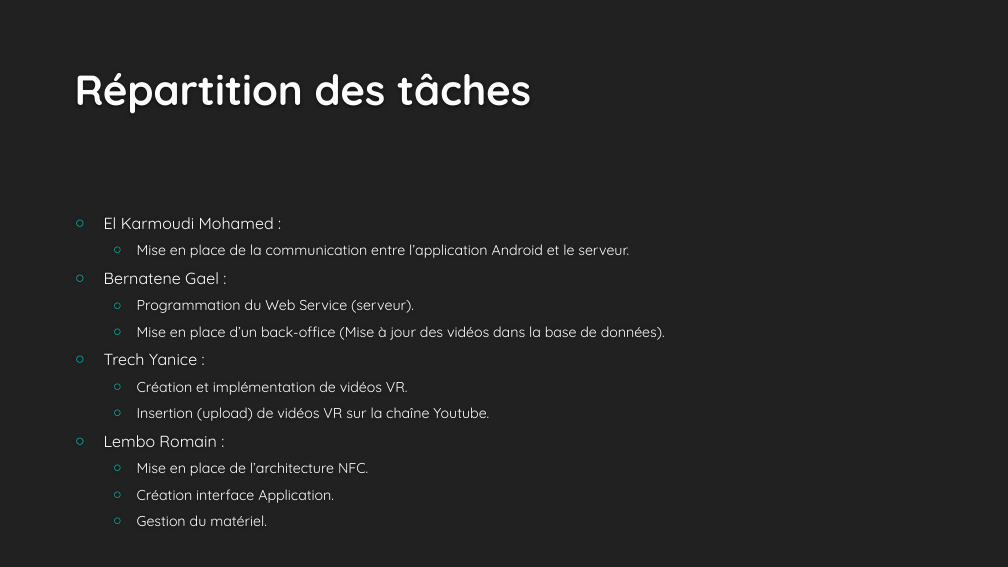
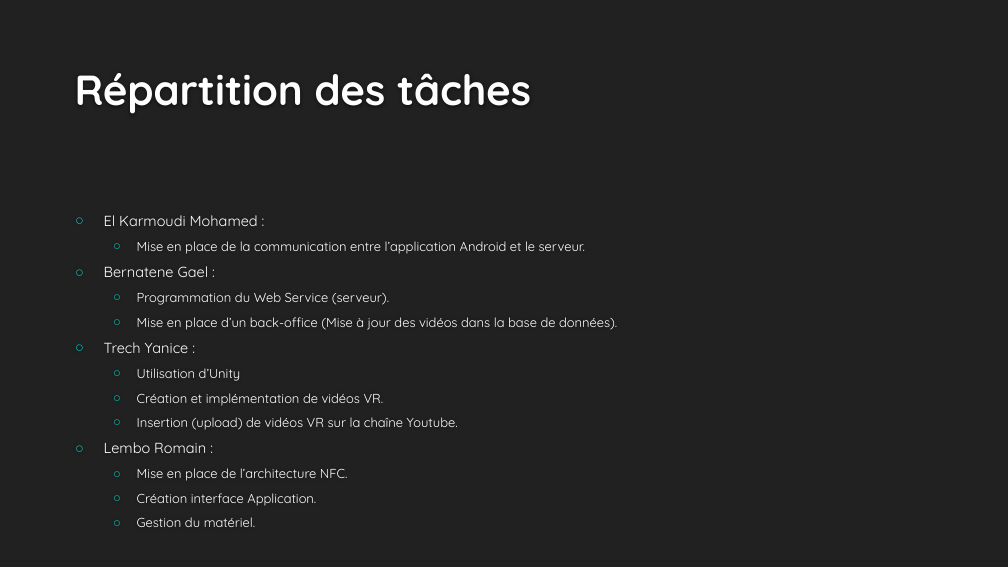
Before and after one commit to rlembo06/VR_tourism, a slide deck: slide 5 of annexes/slides-VR_Tourism.pptx. Drawn at 1008x567 pixels with LibreOffice and Linux fonts; fonts in the diff are those of the drawing; background and template pictures are left out. Boxes give left, top, right and bottom in pixels: in the first picture for what was removed or moved away, otherwise in the second. Text is boxed around its words. In the diff, an @@ line names an element or a change of style, - is before the commit and + after.

```diff
--- a/annexes/slides-VR_Tourism.pptx
+++ b/annexes/slides-VR_Tourism.pptx
@@ text at [104,215,617,527]: size 15.3 to 13.9 pt in "El Karmoudi Mohamed :", "Bernatene Gael :", "Trech Yanice :", "Lembo Romain :"; size 13.6 to 12.4 pt in "Mise en place de la communication entre ...", "Programmation du Web Service (serveur).", "Mise en place d’un back-office (Mise à ...", "Création et implémentation de vidéos VR." and 4 more places @@
@@ text at [137,368,241,381]: paragraph added @@
+  ○ Utilisation d’Unity
```
Also in this commit, not shown: 2 other slides changed, 12 slides added, 4 other files.
